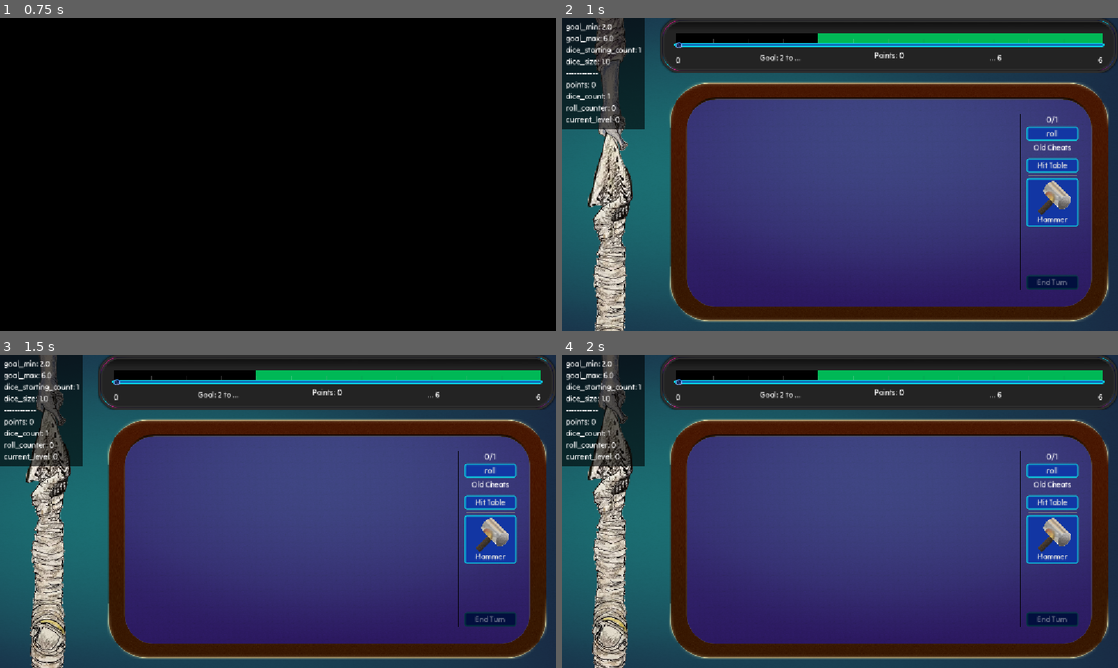
Above: before the commit, frames 1-4 (two rows, left to right).
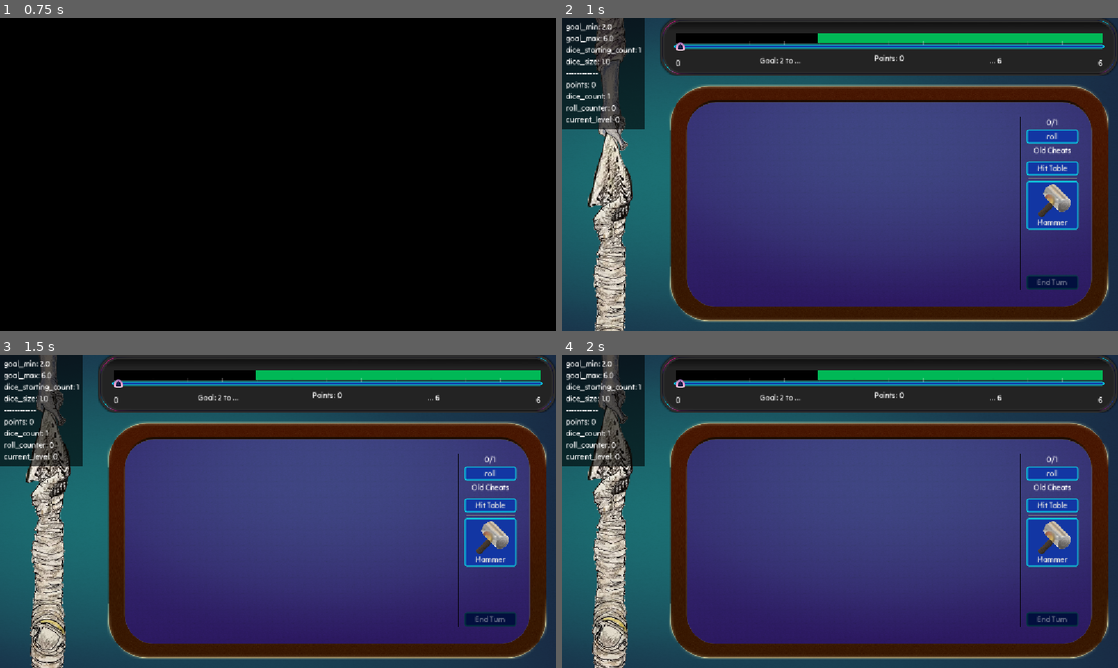
Above: after the commit, the same moments.

Repository: vhoyer/ludum_dare_60
Game: Godot game, scene res://stages/main_menu/main_menu.tscn
Same seed, same stepped clock (60 frames per second), same inputs: the game is played once before the commit and once after it.
Inputs (mouse positions are in pixels of both pictures, inside the frame that each line leads up to):
- Up to frame 1 (0.75 s): click "Start" at 0.5 s
- Up to frame 2 (1 s): no input
- Up to frame 3 (1.5 s): move the mouse to (400, 495) at 1.27 s; hold Right (ui_right) from 1.28 s (still down); tap K at 1.35 s; click (400, 495) at 1.42 s
- Up to frame 4 (2 s): keep holding Right (ui_right)

Frame 1 is identical in both runs. In frame 2, 6.8% of the frame differs, in the area x 17-100%, y 6-68%; in frame 3, 6.8%; in frame 4, 6.8%.

Commit message:
Replace Slider Icon of Circle with Triangle

Diff:
--- a/assets/theme.tres
+++ b/assets/theme.tres
@@ -5,8 +5,8 @@
 [ext_resource type="StyleBox" uid="uid://dm12gtpmpguw2" path="res://assets/gui/button_disabled_style_box_flat.tres" id="1_x2pqw"]
 [ext_resource type="StyleBox" uid="uid://bt864mib0hhtq" path="res://assets/gui/button_normal_style_box_flat.tres" id="2_lu33j"]
 [ext_resource type="StyleBox" uid="uid://coy51kttqnqas" path="res://assets/gui/button_pressed_style_box_flat.tres" id="2_wycmq"]
-[ext_resource type="Texture2D" uid="uid://bo31puub16e4u" path="res://assets/gui/button1_off.png" id="5_wms38"]
-[ext_resource type="Texture2D" uid="uid://b617a315ll6hd" path="res://assets/gui/button1_on.png" id="6_bcf2e"]
+[ext_resource type="Texture2D" uid="uid://bkkgd611a2m6h" path="res://assets/gui/arrowhead1.png" id="5_7g2p0"]
+[ext_resource type="Texture2D" uid="uid://cvpy73j8fexe7" path="res://assets/gui/slice2_2x.png" id="6_357y2"]
 
 [resource]
 default_font = ExtResource("1_5x3i2")
@@ -14,9 +14,9 @@
 Button/styles/hover = ExtResource("1_lu33j")
 Button/styles/normal = ExtResource("2_lu33j")
 Button/styles/pressed = ExtResource("2_wycmq")
-HSlider/icons/grabber = ExtResource("5_wms38")
-HSlider/icons/grabber_disabled = ExtResource("5_wms38")
-HSlider/icons/grabber_highlight = ExtResource("6_bcf2e")
+HSlider/icons/grabber = ExtResource("5_7g2p0")
+HSlider/icons/grabber_disabled = ExtResource("5_7g2p0")
+HSlider/icons/grabber_highlight = ExtResource("6_357y2")
 HSlider/styles/slider = ExtResource("2_lu33j")
 LineEdit/styles/normal = ExtResource("2_lu33j")
 LineEdit/styles/read_only = ExtResource("1_x2pqw")
@@ -25,7 +25,7 @@
 MarginContainerMedium/constants/margin_left = 16
 MarginContainerMedium/constants/margin_right = 16
 MarginContainerMedium/constants/margin_top = 16
-VSlider/icons/grabber = ExtResource("5_wms38")
-VSlider/icons/grabber_disabled = ExtResource("5_wms38")
-VSlider/icons/grabber_highlight = ExtResource("6_bcf2e")
+VSlider/icons/grabber = ExtResource("5_7g2p0")
+VSlider/icons/grabber_disabled = ExtResource("5_7g2p0")
+VSlider/icons/grabber_highlight = ExtResource("6_357y2")
 VSlider/styles/slider = ExtResource("2_lu33j")
